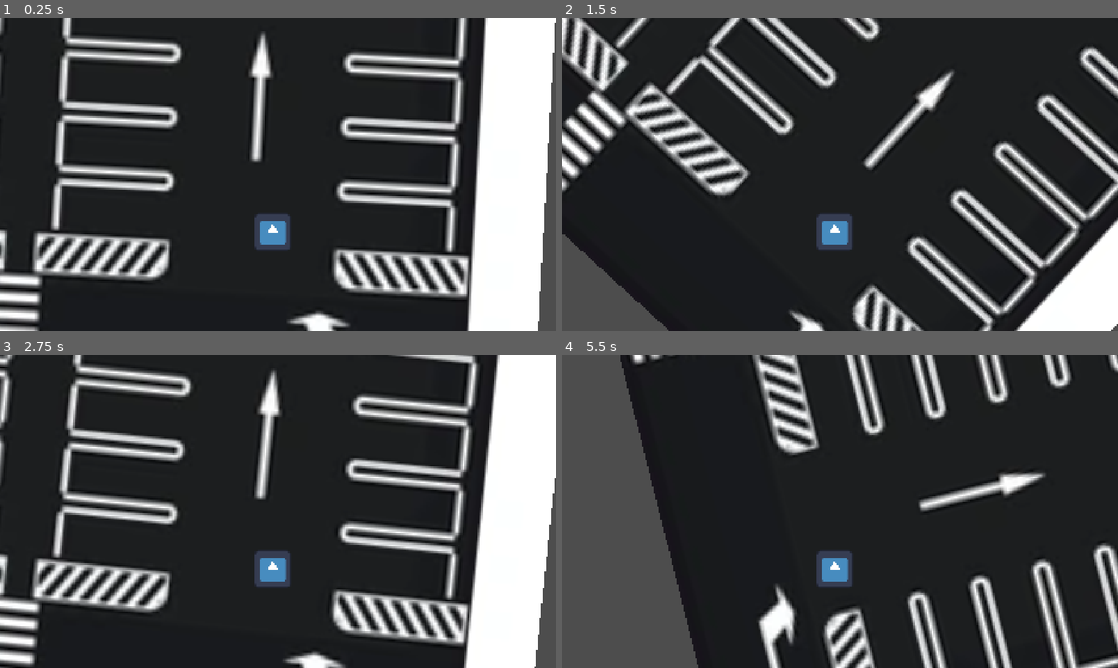
Above: before the commit, frames 1-4 (two rows, left to right).
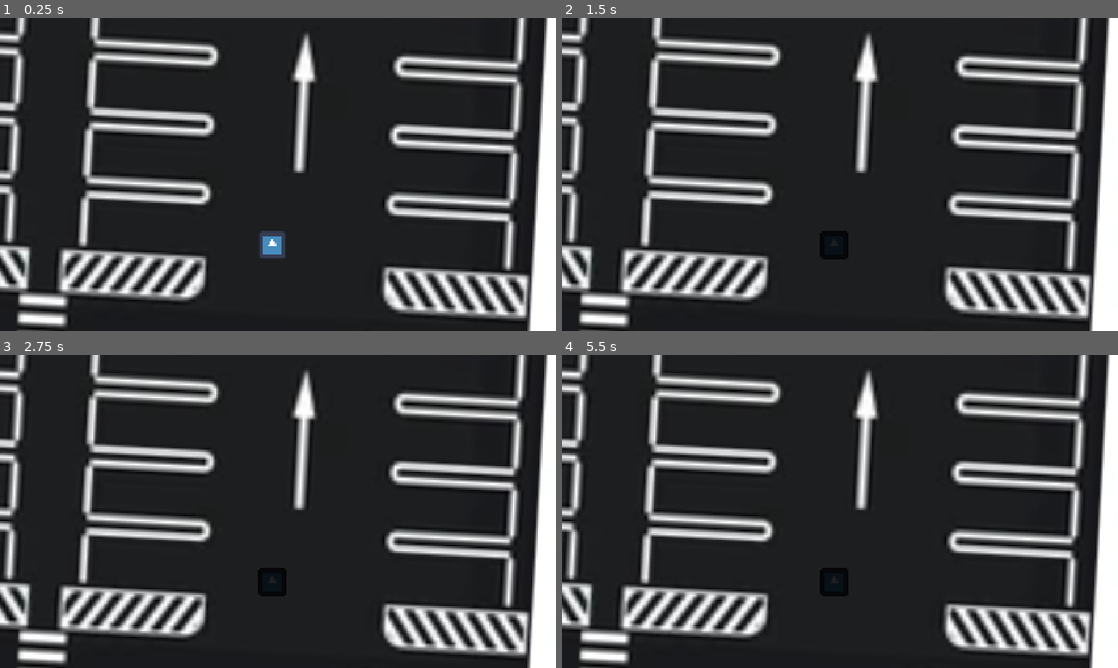
Above: after the commit, the same moments.

Repository: ioshY-k/ez-drivers-license
Game: Godot game, scene res://Levels/TestLevel.tscn
The game is run twice, just before and just after one commit, with the same random seed, the same clock (stepped at 60 frames per second) and the same inputs. The engine's default icon, where the game draws it, is replaced by a stand-in: a white triangle on a blue panel in a dark square.
Inputs (mouse positions are in pixels of both pictures, inside the frame that each line leads up to):
- Up to frame 1 (0.25 s): no input
- Up to frame 2 (1.5 s): tap Enter at 0.5 s; move the mouse to (962, 158) at 0.52 s; hold Right mouse button (TurnLeft) 0.53-1.28 s; click (962, 158) at 0.8 s; move the mouse to (728, 190) at 1.27 s; click (728, 190) at 1.35 s
- Up to frame 3 (2.75 s): right-click (166, 527) at 1.55 s; tap Space at 2 s; move the mouse to (333, 442) at 2.02 s; press the mouse at (333, 442) at 2.03 s; tap Mouse wheel down (Accelerate) at 2.1 s
- Up to frame 4 (5.5 s): move the mouse to (812, 574) at 2.77 s; release the mouse at (812, 574) at 2.78 s; tap Mouse wheel up (Decelerate) at 2.85 s; right-click (812, 574) at 3.05 s; move the mouse to (1006, 558) at 3.52 s; hold Right mouse button (TurnLeft) 3.53-4.28 s; click (1006, 558) at 3.8 s; move the mouse to (673, 464) at 4.27 s; click (673, 464) at 4.35 s; right-click (673, 464) at 4.55 s; move the mouse to (867, 511) at 5.02 s; hold Right mouse button (TurnLeft) from 5.03 s (still down); click (867, 511) at 5.3 s

The runs differ from the first frame. In frame 1, 41% of the frame differs, in the area x 0-100%, y 0-100%; in frame 2, 39%; in frame 3, 42%; in frame 4, 46%.

Commit message:
Update Player Movement

Diff:
--- a/Globals/GameConsts.gd
+++ b/Globals/GameConsts.gd
@@ -1,6 +1,6 @@
 extends Node
 
-const PLAYER_ACCELERATION_VALUE = 50
-const PLAYER_ROTATION_VALUE = 1
+const PLAYER_ACCELERATION_VALUE = 20
+const PLAYER_ROTATION_VALUE = 0.15
 const PLAYER_SPEED_THRESHOLD_FAST = 15
 const PLAYER_SPEED_THRESHOLD_SLOW = 6
--- a/Levels/TestLevel.tscn
+++ b/Levels/TestLevel.tscn
@@ -6,8 +6,8 @@
 [node name="TestLevel" type="Node2D" unique_id=238132011]
 
 [node name="ParkingLot" type="Sprite2D" parent="." unique_id=530808693]
-position = Vector2(3201, -248)
-scale = Vector2(12.031699, 12.031696)
+position = Vector2(4301, -369.99994)
+scale = Vector2(17.294426, 17.29442)
 texture = ExtResource("1_uib4f")
 
 [node name="Player" parent="." unique_id=952234042 instance=ExtResource("2_iqcmb")]
--- a/Player/player.gd
+++ b/Player/player.gd
@@ -2,37 +2,79 @@
 
 @onready var player_camera: Camera2D = $Camera2D
 @onready var player_sprite: Sprite2D = $PlayerSprite
+@onready var crashed_timer: Timer = $CrashedTimer
 
 var speed = 0
-var acceleration
+var rotation_modifier = 0
+var player_crashed = false
 
 func _ready() -> void:
 	player_camera.make_current()
 
 func _process(delta: float) -> void:
-	move_player(delta)
+	if not player_crashed:
+		move_player(delta)
 
 	print(speed)
 
 
 
 func move_player(delta):
+	# Turn Player
+	if Input.is_action_pressed("TurnLeft"):
+		if speed < GameConsts.PLAYER_SPEED_THRESHOLD_SLOW:
+			crash_player()
+			return
+		rotation_modifier -= GameConsts.PLAYER_ROTATION_VALUE * delta
+	elif Input.is_action_pressed("TurnRight"):
+		if speed < GameConsts.PLAYER_SPEED_THRESHOLD_SLOW:
+			crash_player()
+			return
+		rotation_modifier += GameConsts.PLAYER_ROTATION_VALUE * delta
+
+	if rotation_modifier > 0:
+		rotation_modifier = max(rotation_modifier - 0.1 * delta, 0)
+	elif rotation_modifier < 0:
+		rotation_modifier = min(rotation_modifier + 0.1 * delta, 0)
+
+	rotation_modifier = min(rotation_modifier, 0.03)
+	rotation_modifier = max(rotation_modifier, -0.03)
+
+	rotation = fmod(rotation + rotation_modifier, 2*PI)
+
+
+	# Move Player
 	if Input.is_action_just_pressed("Accelerate"):
 		speed += GameConsts.PLAYER_ACCELERATION_VALUE * delta
 	elif Input.is_action_just_pressed("Decelerate"):
 		speed -= GameConsts.PLAYER_ACCELERATION_VALUE * delta
-	if Input.is_action_pressed("TurnLeft"):
-		rotation -= GameConsts.PLAYER_ROTATION_VALUE * delta
-	elif Input.is_action_pressed("TurnRight"):
-		rotation += GameConsts.PLAYER_ROTATION_VALUE * delta
-	rotation = fmod(rotation + 2*PI, 2*PI)
+
+	if speed > GameConsts.PLAYER_SPEED_THRESHOLD_FAST:
+		speed = max(0, speed - 2 * delta)
+		player_sprite.modulate = Color(0.931, 0.397, 0.462, 1.0)
+	elif speed > GameConsts.PLAYER_SPEED_THRESHOLD_SLOW:
+		speed = max(0, speed - 4 * delta)
+		player_sprite.modulate = Color(1, 1, 1)
+	elif speed > 0:
+		speed = max(0, speed - 6 * delta)
+		player_sprite.modulate = Color(0.015, 0.645, 0.806, 1.0)
+	else:
+		speed = min(0, speed + 10 * delta)
+
+	# Max Speed
+	speed = min(speed, 20)
 
 	position += Vector2(0, -1).rotated(rotation) * speed
-	if speed > GameConsts.PLAYER_SPEED_THRESHOLD_FAST:
-		speed = max(0, speed - 1 * delta)
-		player_sprite.modulate = Color(0.931, 0.397, 0.462, 1.0)
-	elif speed > GameConsts.PLAYER_SPEED_THRESHOLD_SLOW:
-		speed = max(0, speed - 3 * delta)
-		player_sprite.modulate = Color(1, 1, 1)
-	elif speed > 0:
-		speed = max(0, speed - 5 * delta)
+
+
+func crash_player():
+	player_crashed = true
+	speed = 0
+	rotation_modifier = 0
+	player_sprite.modulate = Color(0.12, 0.12, 0.12, 1.0)
+	crashed_timer.start()
+
+
+func _on_crashed_timer_timeout() -> void:
+	player_sprite.modulate = Color(1, 1, 1)
+	player_crashed = false
--- a/Player/player.tscn
+++ b/Player/player.tscn
@@ -10,6 +10,11 @@
 texture = ExtResource("2_btcbx")
 
 [node name="Camera2D" type="Camera2D" parent="." unique_id=794997672]
-position = Vector2(-942, -739)
+position = Vector2(-1254, -1044)
 anchor_mode = 0
 ignore_rotation = false
+zoom = Vector2(0.75, 0.75)
+
+[node name="CrashedTimer" type="Timer" parent="." unique_id=1795844274]
+
+[connection signal="timeout" from="CrashedTimer" to="." method="_on_crashed_timer_timeout"]
